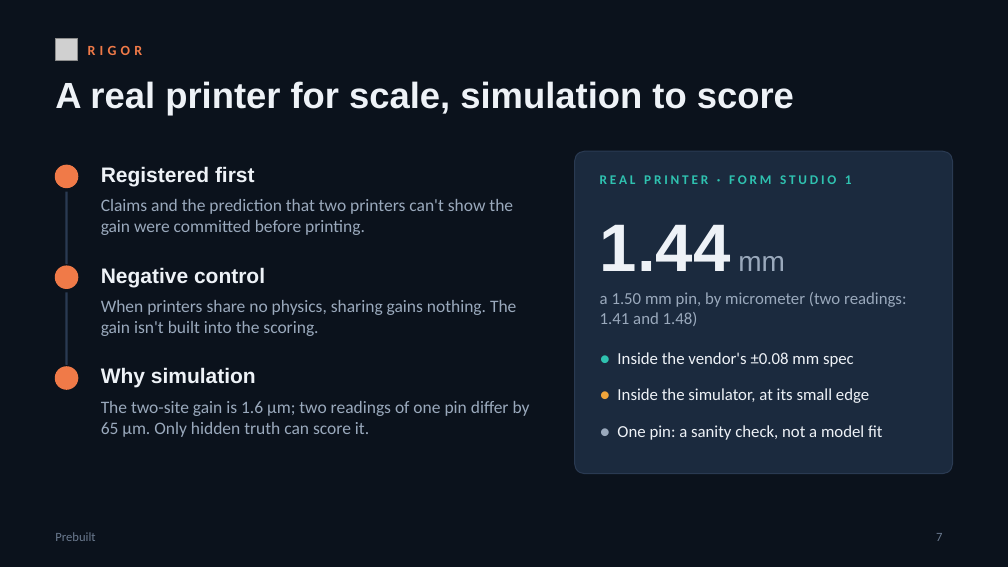
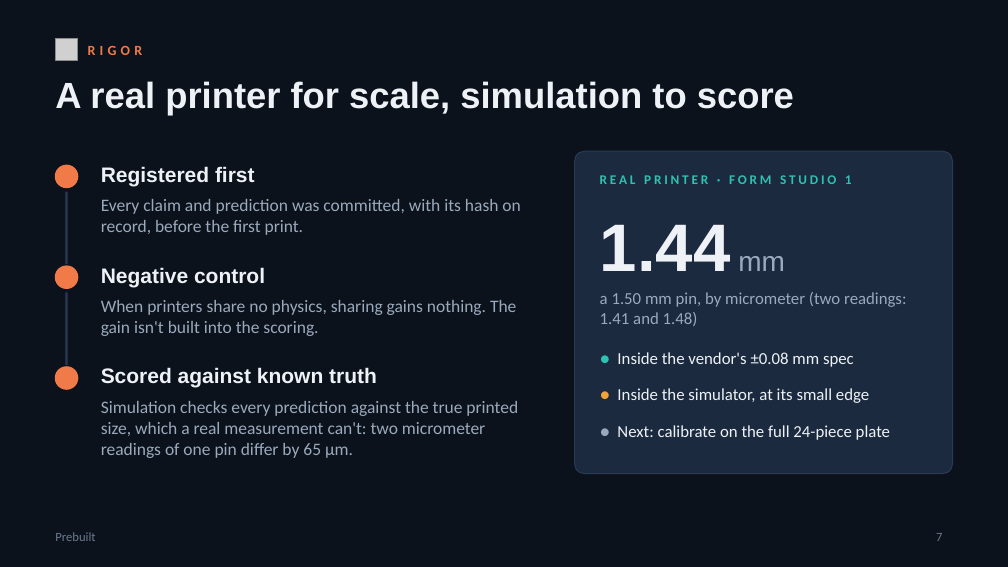
Before and after one commit to matte-realize/prebuilt, a slide deck: slide 7 of docs/slides/prebuilt-pitch.pptx. Drawn at 1008x567 pixels with LibreOffice and Linux fonts; fonts in the diff are those of the drawing; grey boxes stand for pictures. Boxes give left, top, right and bottom in pixels: in the first picture for what was removed or moved away, otherwise in the second. Text is boxed around its words. In the diff, an @@ line names an element or a change of style, - is before the commit and + after.

```diff
--- a/docs/slides/prebuilt-pitch.pptx
+++ b/docs/slides/prebuilt-pitch.pptx
@@ text at [101,199,520,235]: text changed @@
-Claims and the prediction that two printers can't show the gain were committed before printing.
+Every claim and prediction was committed, with its hash on record, before the first print.
@@ text at [101,367,377,388]: text changed @@
-Why simulation
+Scored against known truth
@@ text at [101,401,518,458]: text changed @@
-The two-site gain is 1.6 µm; two readings of one pin differ by 65 µm. Only hidden truth can score it.
+Simulation checks every prediction against the true printed size, which a real measurement can't: two micrometer readings of one pin differ by 65 µm.
@@ text at [617,425,890,440]: text changed @@
-● One pin: a sanity check, not a model fit
+● Next: calibrate on the full 24-piece plate
```
Also in this commit, not shown: 3 other slides changed, 5 other files.
